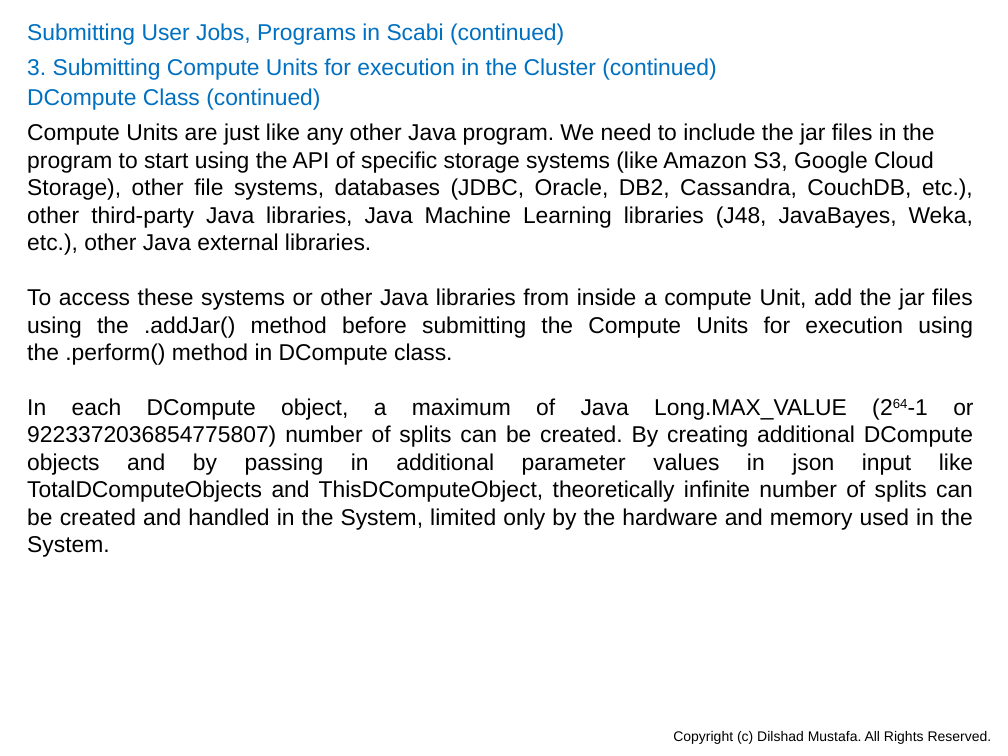
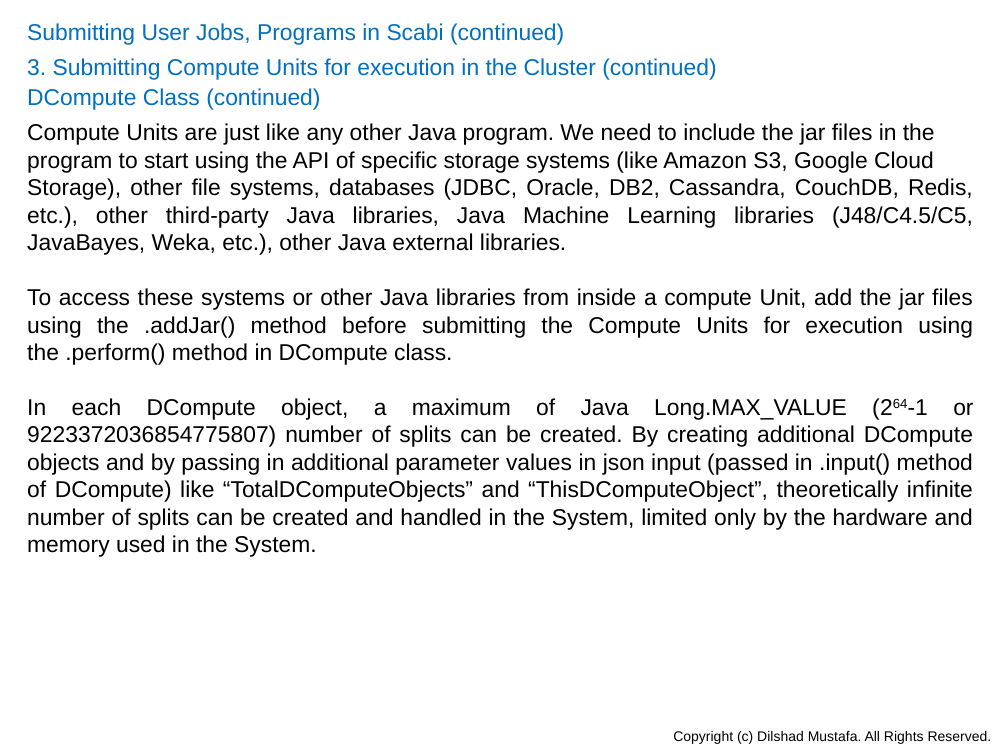
Before and after one commit to dilshadmustafa/scabi, a slide deck: slide 25 of Documentation/Scabi.pptx. Drawn at 1008x756 pixels with LibreOffice and Linux fonts; fonts in the diff are those of the drawing. Boxes give left, top, right and bottom in pixels: in the first picture for what was removed or moved away, otherwise in the second. Text is boxed around its words. In the diff, an @@ line names an element or a change of style, - is before the commit and + after.

Commit message:
updated

```diff
--- a/Documentation/Scabi.pptx
+++ b/Documentation/Scabi.pptx
@@ text at [27, 178, 973, 255]: text changed @@
-Storage), other file systems, databases (JDBC, Oracle, DB2, Cassandra, CouchDB, etc.), other third-party Java libraries, Java Machine Learning libraries (J48, JavaBayes, Weka, etc.), other Java external libraries.
+Storage), other file systems, databases (JDBC, Oracle, DB2, Cassandra, CouchDB, Redis, etc.), other third-party Java libraries, Java Machine Learning libraries (J48/C4.5/C5, JavaBayes, Weka, etc.), other Java external libraries.
@@ text at [27, 398, 973, 557]: text changed @@
-In each DCompute object, a maximum of Java Long.MAX_VALUE (264-1 or 9223372036854775807) number of splits can be created. By creating additional DCompute objects and by passing in additional parameter values in json input like TotalDComputeObjects and ThisDComputeObject, theoretically infinite number of splits can be created and handled in the System, limited only by the hardware and memory used in the System.
+In each DCompute object, a maximum of Java Long.MAX_VALUE (264-1 or 9223372036854775807) number of splits can be created. By creating additional DCompute objects and by passing in additional parameter values in json input (passed in .input() method of DCompute) like “TotalDComputeObjects” and “ThisDComputeObject”, theoretically infinite number of splits can be created and handled in the System, limited only by the hardware and memory used in the System.
```
Also in this commit, not shown: 10 other slides changed.
